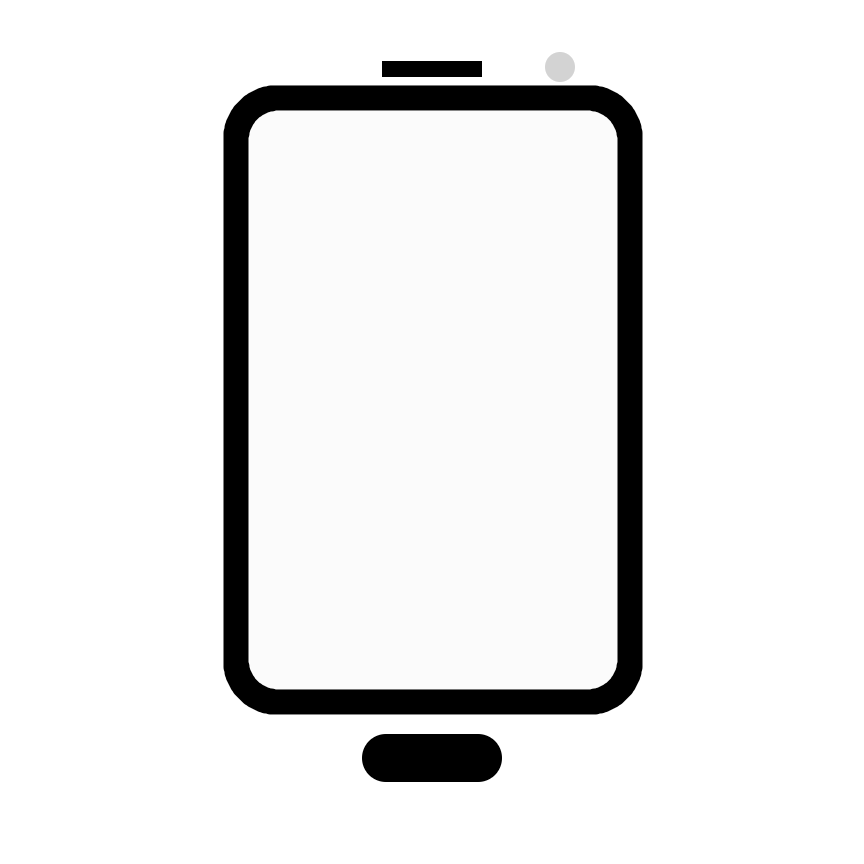
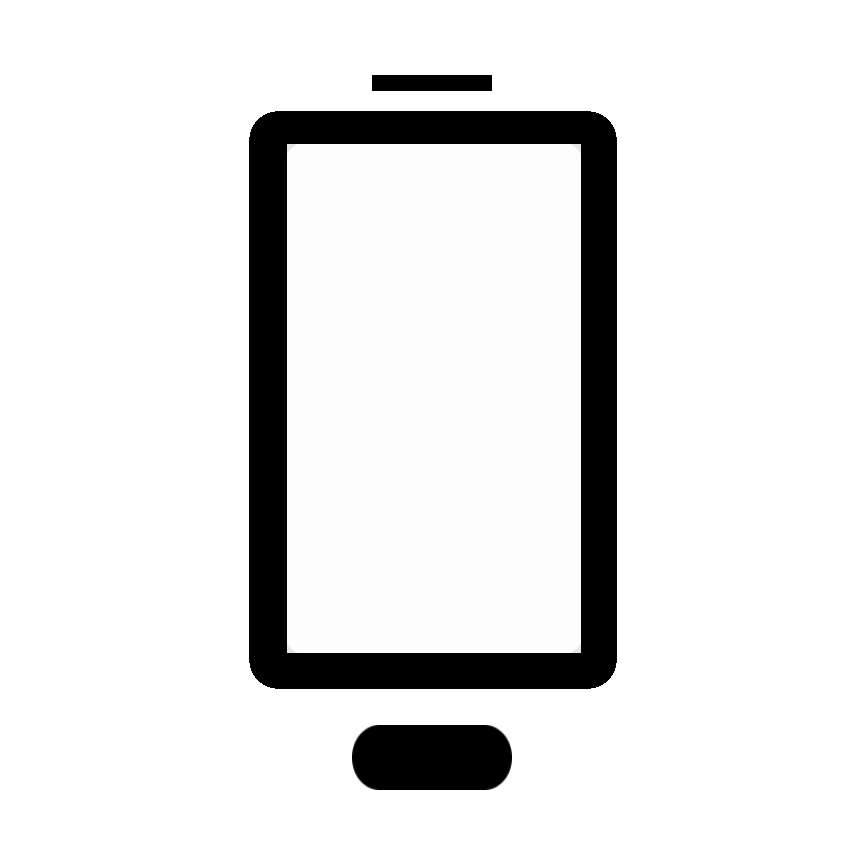
Layers edited between the first and the second (864, 864) image:
renamed "bordo" to "schermo", painted on it over [223, 85, 643, 715]
removed layer "led" over [545, 52, 575, 82]
painted on "microfono" over [372, 61, 492, 86]
painted on "tastoHome" over [352, 725, 512, 790]
removed layer "basso" over [232, 82, 632, 786]
renamed "Copia de Fondo" to "Bordo esterno", painted on it over [223, 52, 643, 790]
renamed "schermo" to "bordo schermo", moved it above "Fondo", painted on it over [249, 109, 620, 690]
